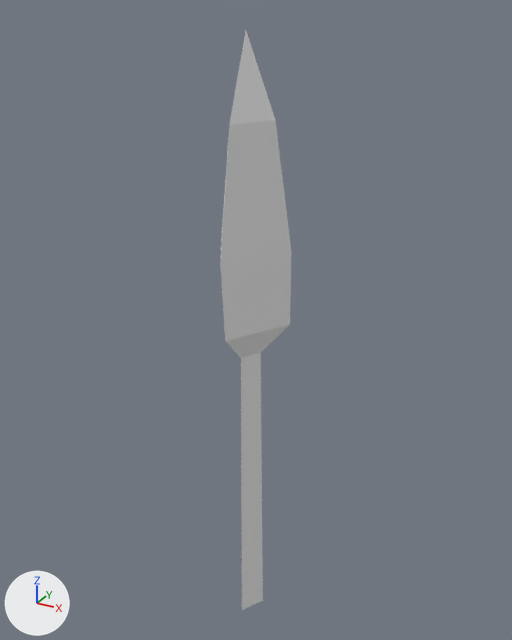
The OBJ model data/models/tree1b.obj: old version first, new version second.
Both versions are drawn from a camera (50 mm lens) standing at (3.88, -6.81, 4.67) and looking at (0.04, 0.18, 1.17). The axes (+X, +Y, +Z) are drawn at lower left. The lights are the same throughout. Where no turn or scale is listed for an object, it has been applied to the vertices.

Names of what the first picture shows: 'tree1'.
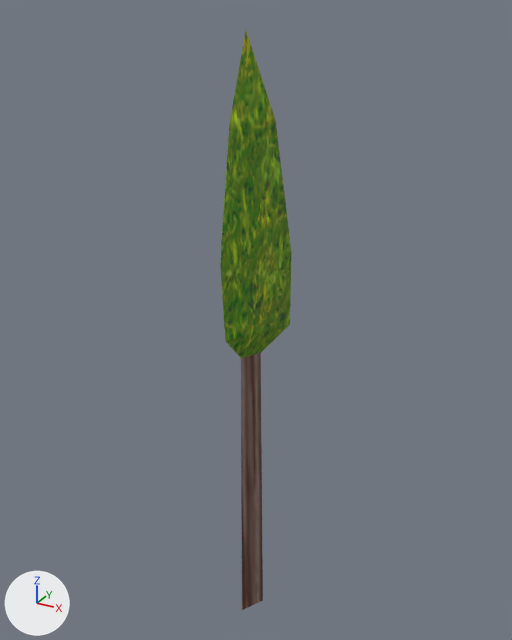
The newer file is also rescaled (x2.667) as a whole; pictures and numbers use the older file's frame.

Boxes [x1, y1, x2, y2] around the edits, measured in the pictures (512 x 640 px):
'tree1', surface changed (grey to green): [220, 31, 292, 610] in both

Diff of the bpy script that builds the scene:
```diff
--- a/data/models/tree1b.obj.py
+++ b/data/models/tree1b.obj.py
@@ img_foliage_tga @@
+img_foliage_tga = load_image('foliage.tga', '../textures/foliage.tga', 128, 256, 'sRGB')
@@ mat_tetrahedron1_auv @@
 mat_tetrahedron1_auv = principled_material('tetrahedron1_auv')
-mat_tetrahedron1_auv.base_color = (0.8, 0.8, 0.8)  # white #e7e7e7
-mat_tetrahedron1_auv.roughness = 1.0
+mat_tetrahedron1_auv.texture = img_foliage_tga
+mat_tetrahedron1_auv.roughness = 0.69
```
